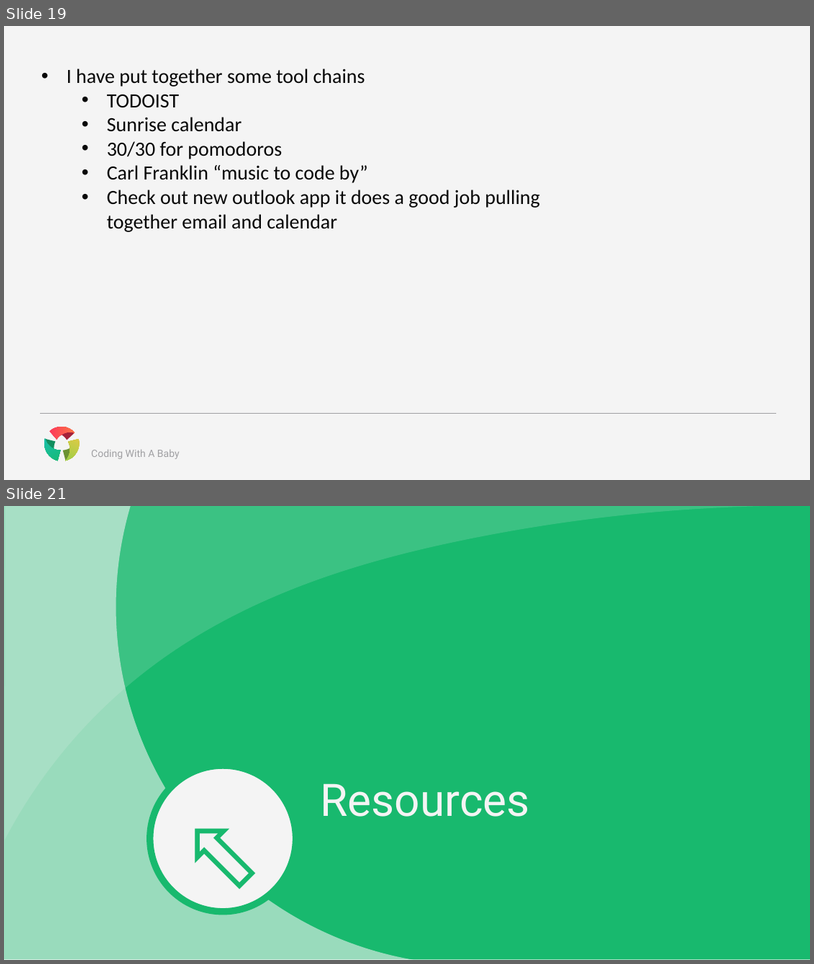
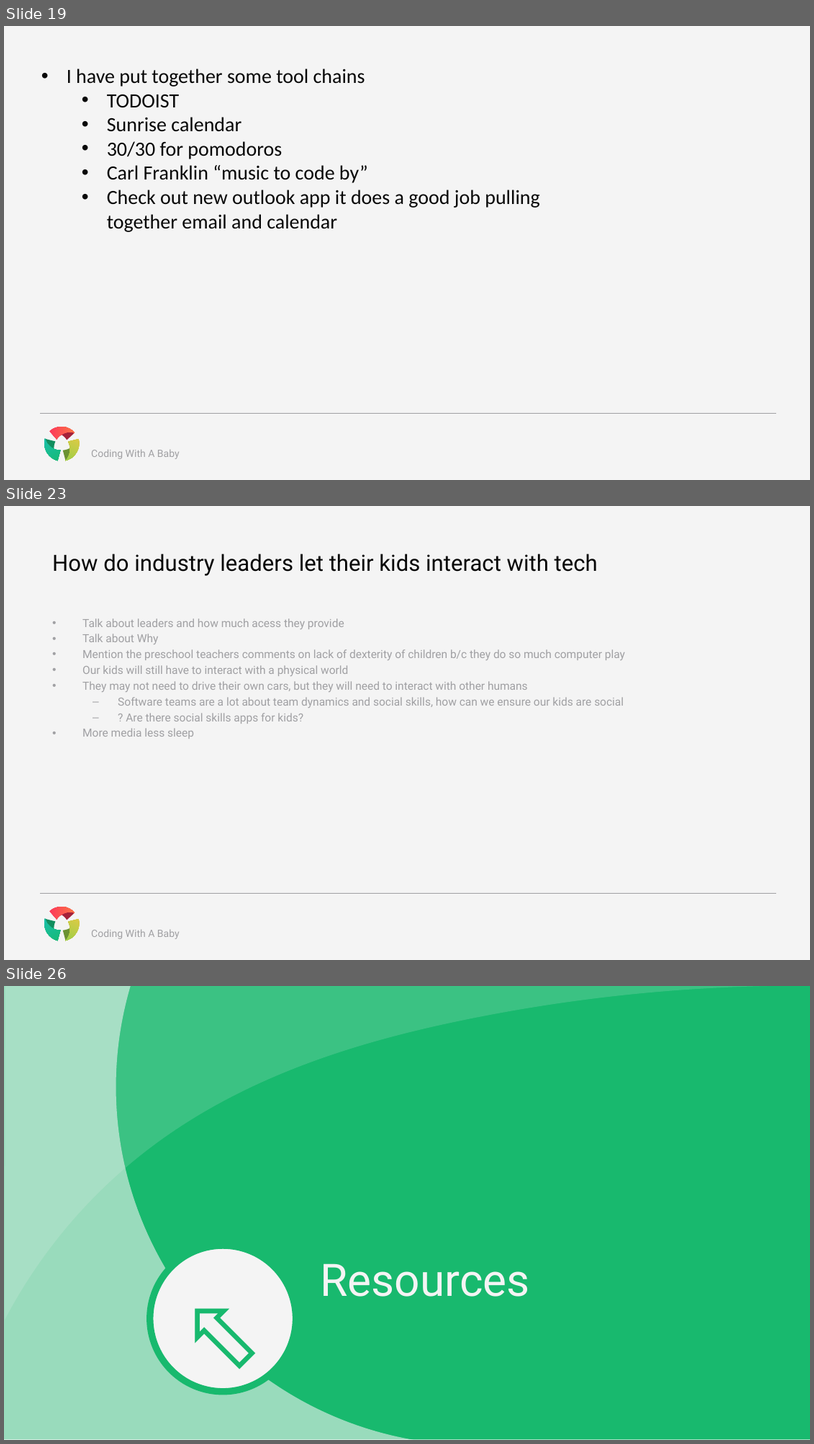
Before and after one commit to CognitiveBurden/CodingWithABaby, a slide deck: CodingWithABaby.pptx. Shown one above the other, each under a label of ours: slides 19 and 21 before the commit, slides 19, 23 and 26 after it; the slides between them are not shown. The pictures are 814x964 and 814x1444 pixels, drawn with LibreOffice and Linux fonts; fonts in the diff are those of the drawing. Boxes give left, top, right and bottom in pixels: in the first picture for what was removed or moved away, otherwise in the second. Text is boxed around its words. In the diff, an @@ line names an element or a change of style, - is before the commit and + after.

Commit message:
Updated the last portion of talk about technology with kids

```diff
--- a/CodingWithABaby.pptx
+++ b/CodingWithABaby.pptx
@@ slide 23 added at bbox=[4, 506, 810, 960], background #F4F4F4; not listed: 8 template elements that a slide beside it also shows @@
@@ title added at bbox=[52, 554, 598, 576], 20 pt, text #070707 @@
+How do industry leaders let their kids interact with tech
@@ text added at bbox=[82, 618, 625, 739], 10 pt, text #A0A0A3 @@
+• Talk about leaders and how much acess they provide
+• Talk about Why
+• Mention the preschool teachers comments on lack of dexterity of children b/c they do so much computer play
+• Our kids will still have to interact with a physical world
+• They may not need to drive their own cars, but they will need to interact with other humans
+  – Software teams are a lot about team dynamics and social skills, how can we ensure our kids are social
+  – ? Are there social skills apps for kids?
+• More media less sleep
@@ what was slide 21 is now slide 26 @@
```
Also in this commit, not shown: 1 slide changed, 4 other slides added.
